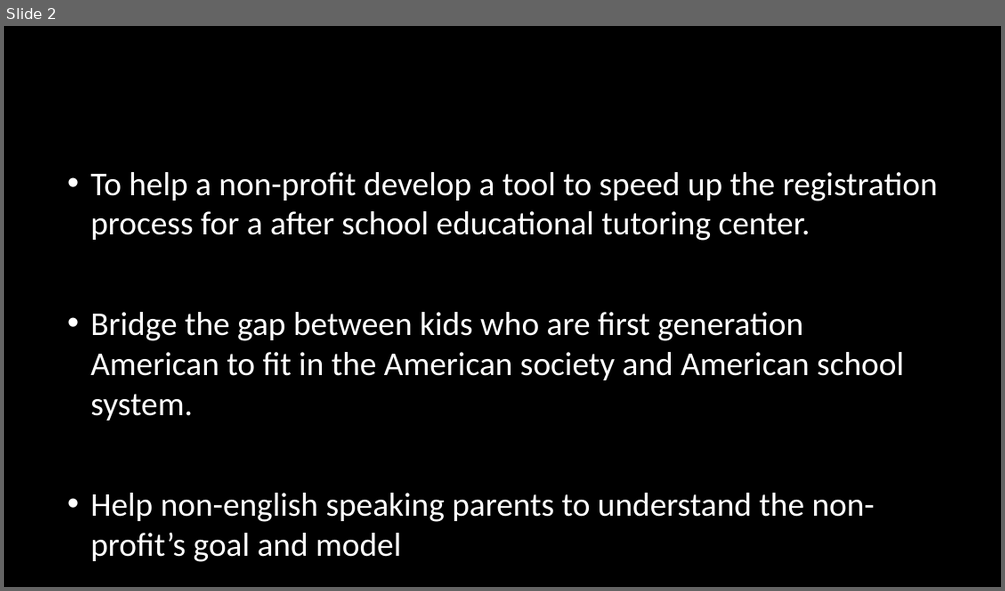
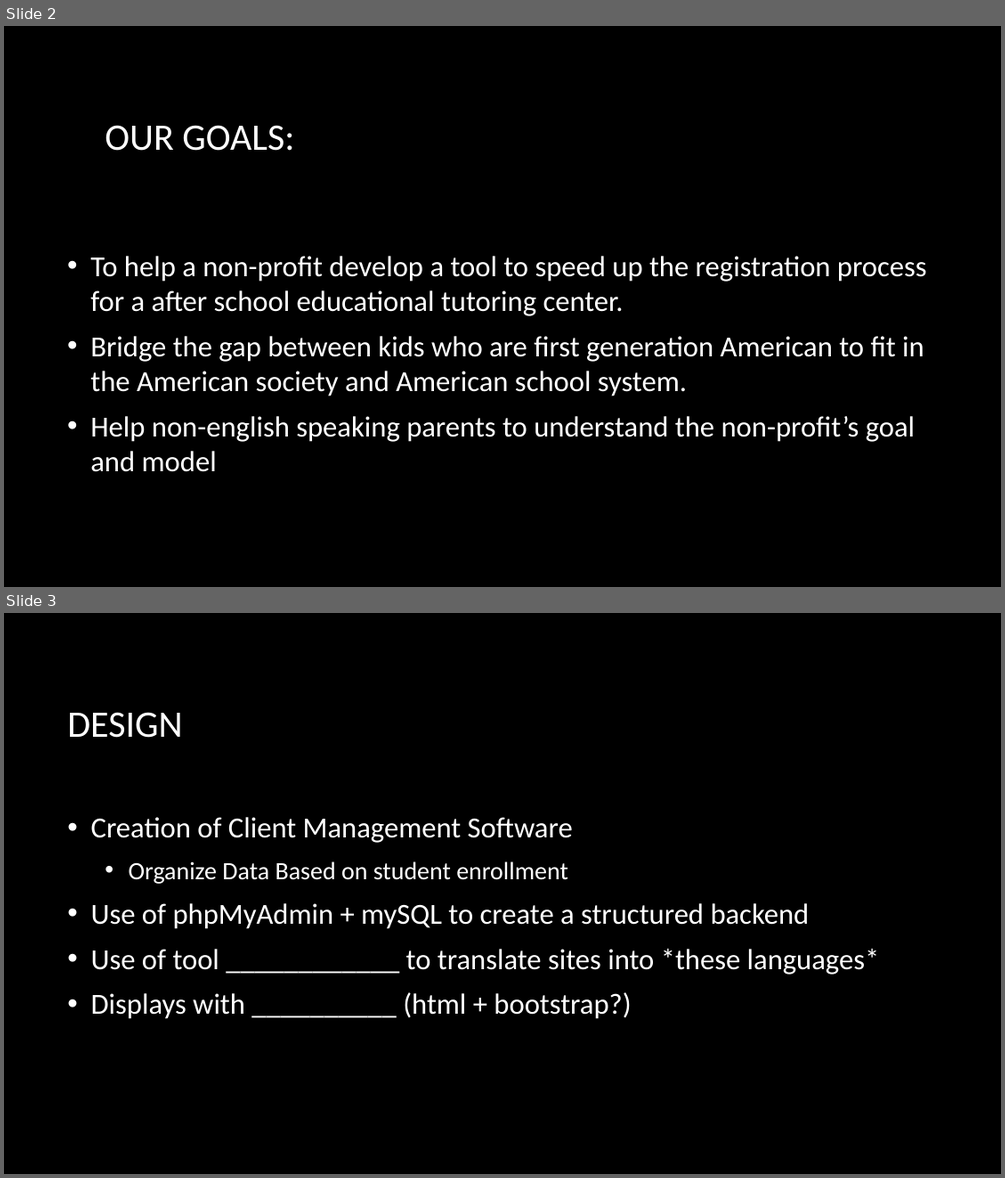
Before and after one commit to Chicago18/team-3, a slide deck: Presentation1.pptx. Shown one above the other, each under a label of ours: slide 2 before the commit, slides 2 and 3 after it. The pictures are 1005x591 and 1005x1178 pixels, drawn with LibreOffice and Linux fonts; fonts in the diff are those of the drawing; background and template pictures are left out. Boxes give left, top, right and bottom in pixels: in the first picture for what was removed or moved away, otherwise in the second. Text is boxed around its words. In the diff, an @@ line names an element or a change of style, - is before the commit and + after.

```diff
--- a/Presentation1.pptx
+++ b/Presentation1.pptx
@@ slide 3 added at box(4, 613, 1001, 1174), background picture (left out) @@
@@ title added at box(67, 712, 182, 738), 36 pt, text #FFFFFF @@
+DESIGN
@@ text added at box(91, 817, 880, 1019), 28 pt, text #FFFFFF @@
+• Creation of Client Management Software
+  • Organize Data Based on student enrollment
+• Use of phpMyAdmin + mySQL to create a structured backend
+• Use of tool ____________ to translate sites into *these languages*
+• Displays with __________ (html + bootstrap?)
@@ slide 2 changed as well @@
@@ title "OUR GOALS:" at box(105, 125, 294, 151): text colour #000000 to #FFFFFF @@
@@ text "To help a non-profit develop ..." at box(90, 256, 927, 472): size 32 to 28 pt @@
```
Also in this commit, not shown: 1 other slide changed, 2 other slides added, 5 slides removed.
